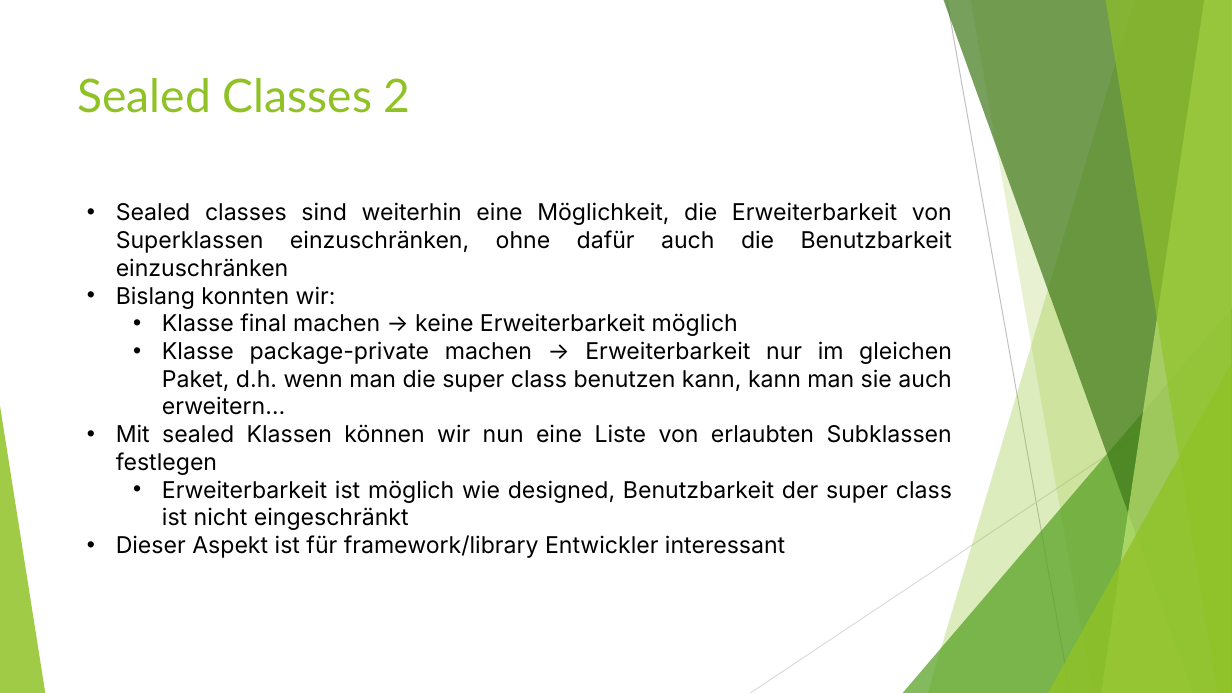
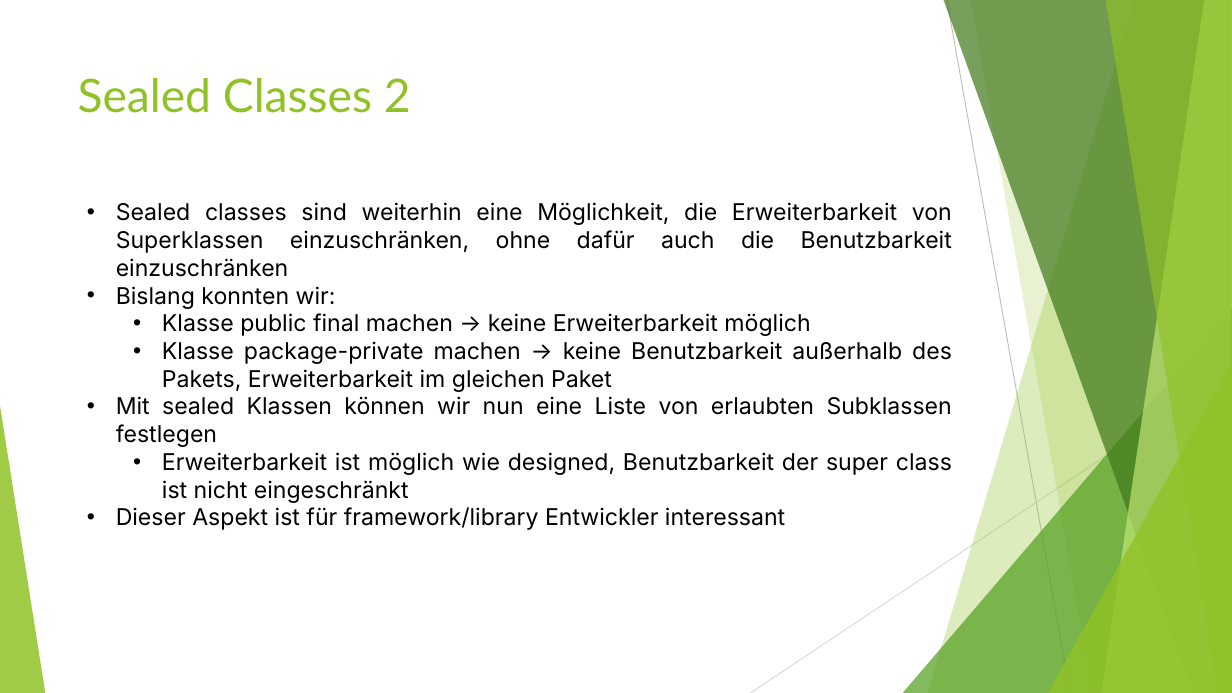
Before and after one commit to MichaelZett/20250210_java_12_17, a slide deck: slide 61 of Neuerungen_Java_12_17.pptx (slide 59 before the commit). Drawn at 1232x693 pixels with LibreOffice and Linux fonts; fonts in the diff are those of the drawing. Boxes give left, top, right and bottom in pixels: in the first picture for what was removed or moved away, otherwise in the second. Text is boxed around its words. In the diff, an @@ line names an element or a change of style, - is before the commit and + after.

Commit message:
Folien update

```diff
--- a/Neuerungen_Java_12_17.pptx
+++ b/Neuerungen_Java_12_17.pptx
@@ text at (x1=162, y1=313, x2=952, y2=392): text changed @@
-  • Klasse final machen -> keine Erweiterbarkeit möglich
-  • Klasse package-private machen -> Erweiterbarkeit nur im gleichen Paket, d.h. wenn man die super class benutzen kann, kann man sie auch erweitern…
+  • Klasse public final machen -> keine Erweiterbarkeit möglich
+  • Klasse package-private machen -> keine Benutzbarkeit außerhalb des Pakets, Erweiterbarkeit im gleichen Paket
```
Also in this commit, not shown: 1 other slide changed, 4 slides added, 1 other file.
